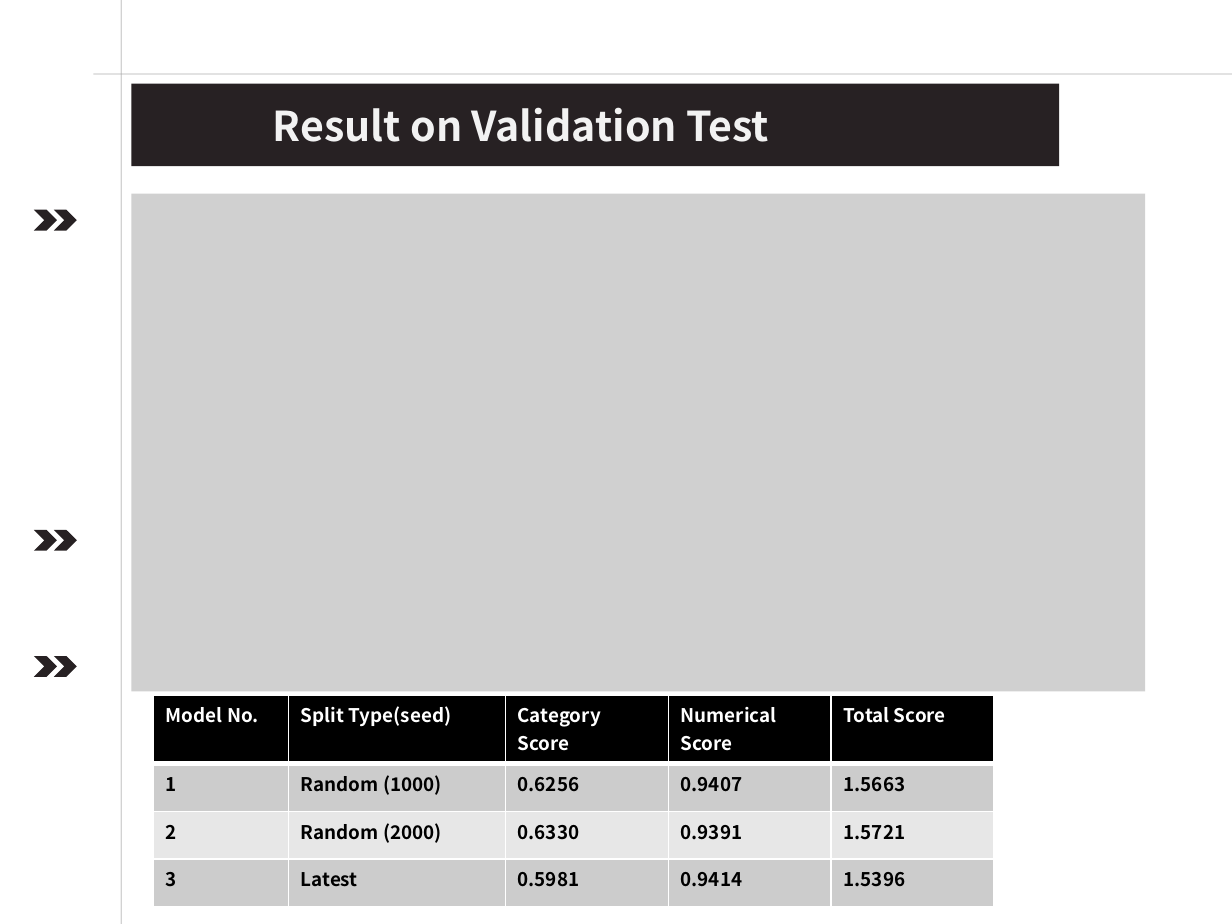
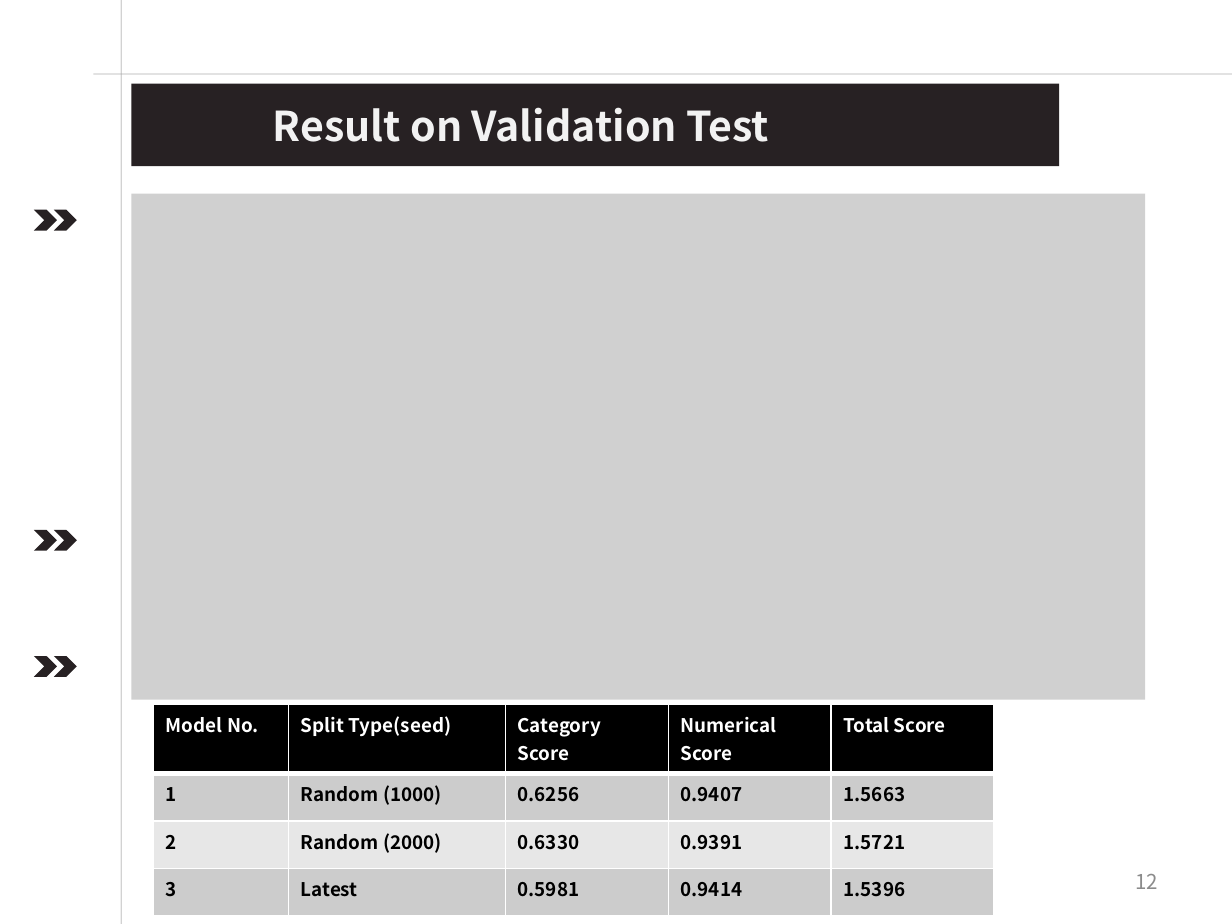
Before and after one commit to Timmy-Oh/Samsung_Data_Challenge_2018, a slide deck: slide 12 of Samsung_AI_Challenge_Data_Timmy.pptx. Drawn at 1232x924 pixels with LibreOffice and Linux fonts; fonts in the diff are those of the drawing; grey boxes stand for pictures. Boxes give left, top, right and bottom in pixels: in the first picture for what was removed or moved away, otherwise in the second. Text is boxed around its words. In the diff, an @@ line names an element or a change of style, - is before the commit and + after.

```diff
--- a/Samsung_AI_Challenge_Data_Timmy.pptx
+++ b/Samsung_AI_Challenge_Data_Timmy.pptx
@@ picture resized from (x1=132, y1=193, x2=1146, y2=691) to (x1=132, y1=193, x2=1146, y2=700) @@
@@ table moved from (x1=154, y1=695, x2=994, y2=907) to (x1=154, y1=705, x2=994, y2=917) @@
@@ page number added at (x1=1135, y1=874, x2=1158, y2=889), 12 pt, text #8C8C8C @@
+12
```
Also in this commit, not shown: 12 other slides changed, 2 other files.
